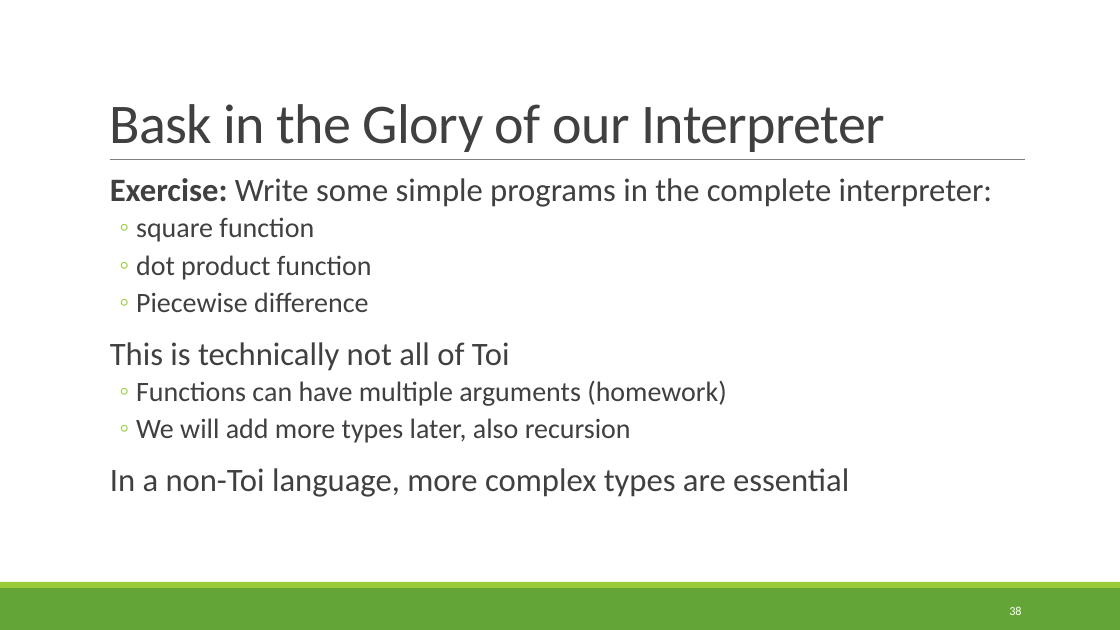
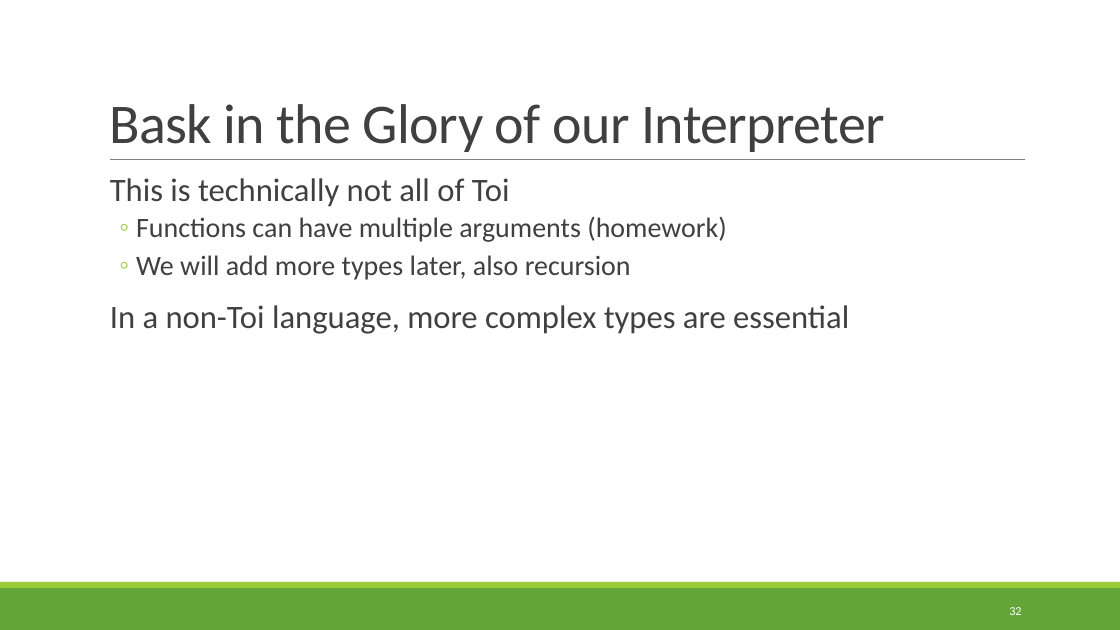
Before and after one commit to rbohrer/pl-course, a slide deck: slide 32 of LectureSlides/0708Evaluators.pptx (slide 38 before the commit). Drawn at 1120x630 pixels with LibreOffice and Linux fonts; fonts in the diff are those of the drawing. Boxes give left, top, right and bottom in pixels: in the first picture for what was removed or moved away, otherwise in the second. Text is boxed around its words. In the diff, an @@ line names an element or a change of style, - is before the commit and + after.

```diff
--- a/LectureSlides/0708Evaluators.pptx
+++ b/LectureSlides/0708Evaluators.pptx
@@ text at (x1=110, y1=178, x2=993, y2=312): paragraphs removed @@
-  Exercise: Write some simple programs in the complete interpreter:
-  ◦ square function
-  ◦ dot product function
-  ◦ Piecewise difference
@@ page number at (x1=1009, y1=607, x2=1021, y2=615): text changed @@
-38
+32
```
Also in this commit, not shown: 2 other slides changed, 6 slides removed.
